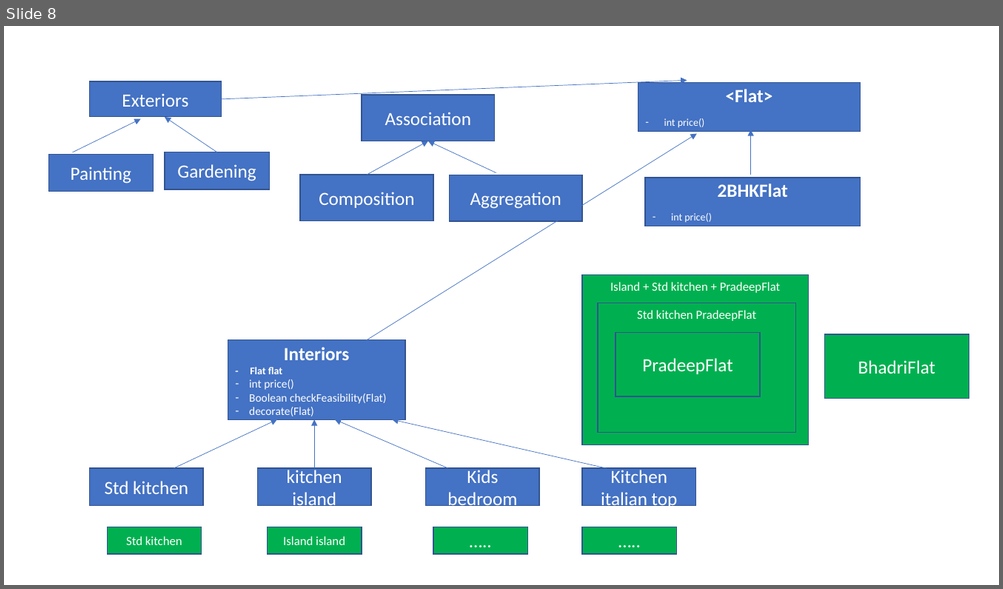
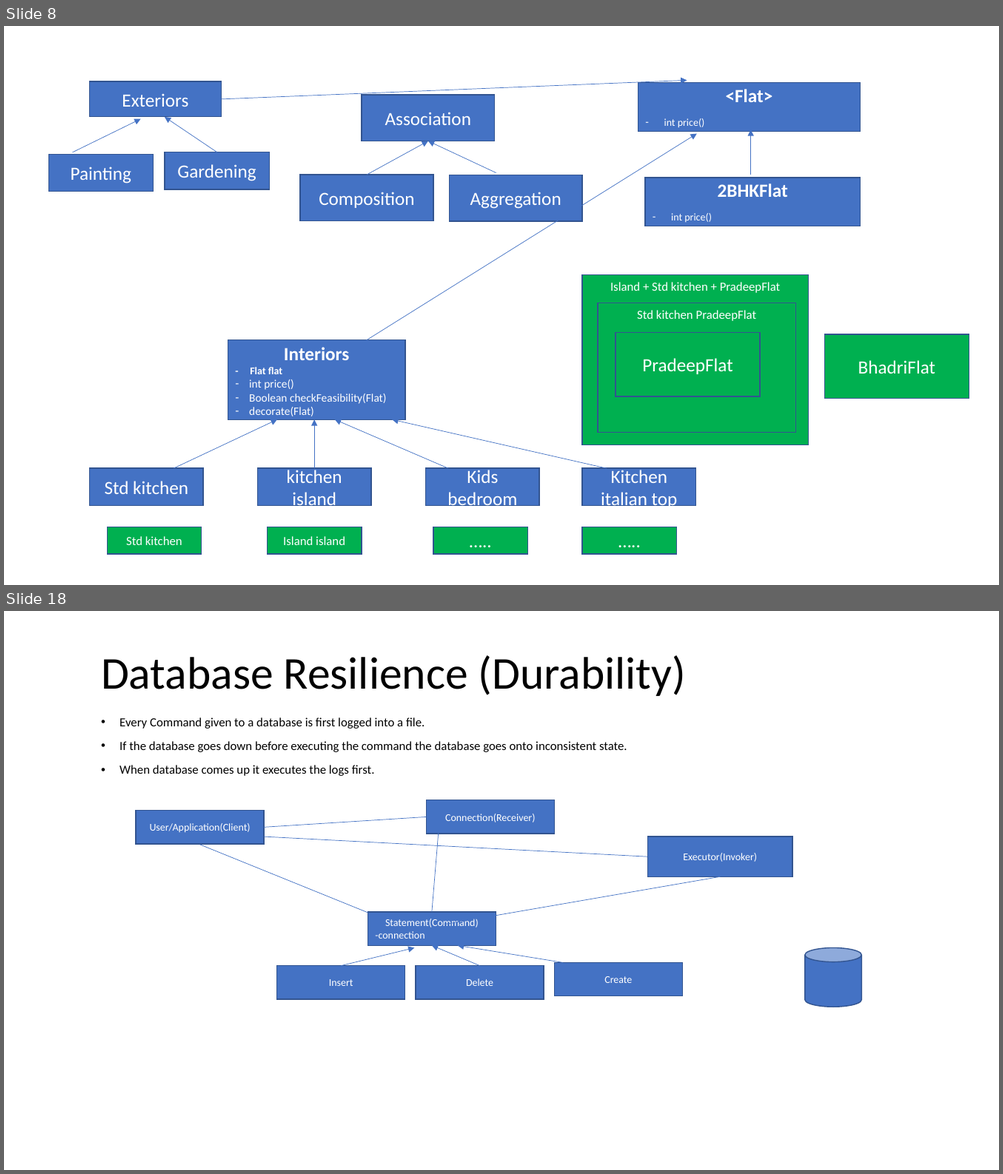
Before and after one commit to RamSBhadri/Docs, a slide deck: design pattern.pptx. Shown one above the other, each under a label of ours: slide 8 before the commit, slides 8 and 18 after it; the slides between them are not shown. The pictures are 1003x589 and 1003x1174 pixels, drawn with LibreOffice and Linux fonts; fonts in the diff are those of the drawing. Boxes give left, top, right and bottom in pixels: in the first picture for what was removed or moved away, otherwise in the second. Text is boxed around its words. In the diff, an @@ line names an element or a change of style, - is before the commit and + after.

```diff
--- a/design pattern.pptx
+++ b/design pattern.pptx
@@ slide 18 added at [4,611,999,1170], background #FFFFFF @@
@@ title added at [101,655,686,696], 44 pt, text #000000 @@
+Database Resilience (Durability)
@@ text added at [119,718,627,776], 12 pt, text #000000 @@
+• Every Command given to a database is first logged into a file.
+• If the database goes down before executing the command the database goes onto inconsistent state.
+• When database comes up it executes the logs first.
@@ rectangle added at [427,800,555,834], fill #4472C4, outline #325491 1 pt, 10 pt, text #FFFFFF @@
+Connection(Receiver)
@@ rectangle added at [136,811,264,845], fill #4472C4, outline #325491 1 pt, 10 pt, text #FFFFFF @@
+User/Application(Client)
@@ line added from (264, 827) to (427, 817), #4472C4 0.5 pt @@
@@ line added from (432, 912) to (439, 829), #4472C4 0.5 pt @@
@@ line added from (199, 845) to (368, 913), #4472C4 0.5 pt @@
@@ line added from (264, 837) to (647, 857), #4472C4 0.5 pt @@
@@ rectangle added at [647,837,792,877], fill #4472C4, outline #325491 1 pt, 10 pt, text #FFFFFF @@
+Executor(Invoker)
@@ line added from (444, 924) to (720, 877), #4472C4 0.5 pt @@
@@ rectangle added at [368,912,496,946], fill #4472C4, outline #325491 1 pt, 10 pt, text #FFFFFF @@
+Statement(Command)
+-connection
@@ arrow added from (341, 966) to (415, 948), #4472C4 0.5 pt @@
@@ arrow added from (480, 966) to (432, 946), #4472C4 0.5 pt @@
@@ arrow added from (563, 963) to (458, 946), #4472C4 0.5 pt @@
@@ rectangle added at [555,963,683,997], fill #4472C4, outline #325491 1 pt, 10 pt, text #FFFFFF @@
+Create
@@ cylinder added at [805,948,861,1007], fill #4472C4, outline #325491 1 pt @@
@@ rectangle added at [277,966,405,999], fill #4472C4, outline #325491 1 pt, 10 pt, text #FFFFFF @@
+Insert
@@ rectangle added at [416,966,544,999], fill #4472C4, outline #325491 1 pt, 10 pt, text #FFFFFF @@
+Delete
```
Also in this commit, not shown: 2 slides changed, 12 other slides added, 1 slide removed, 16 other files.
